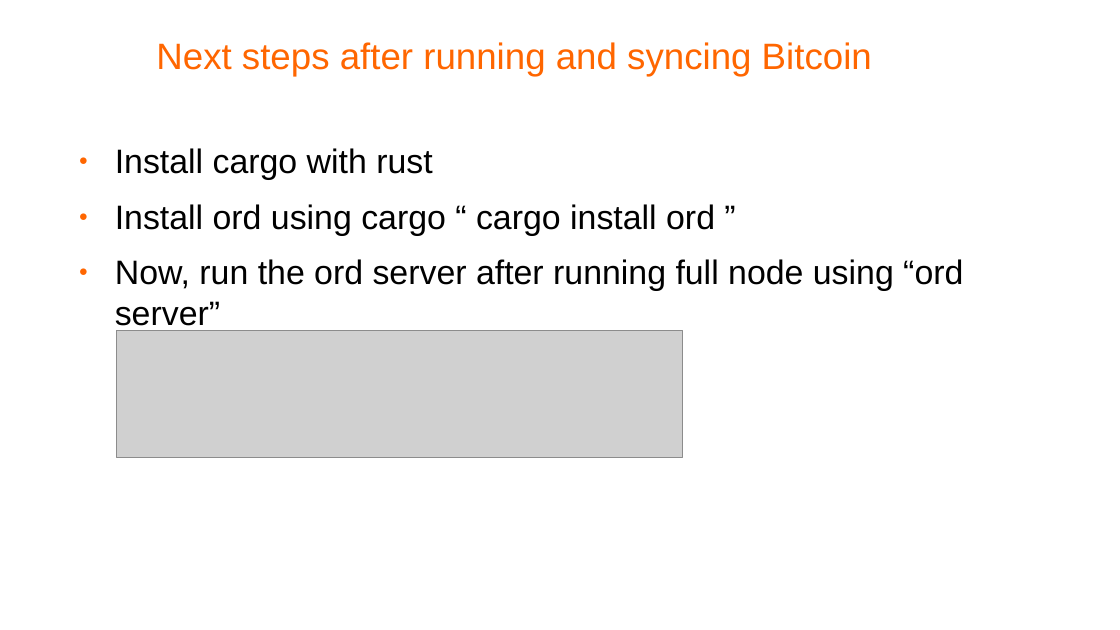
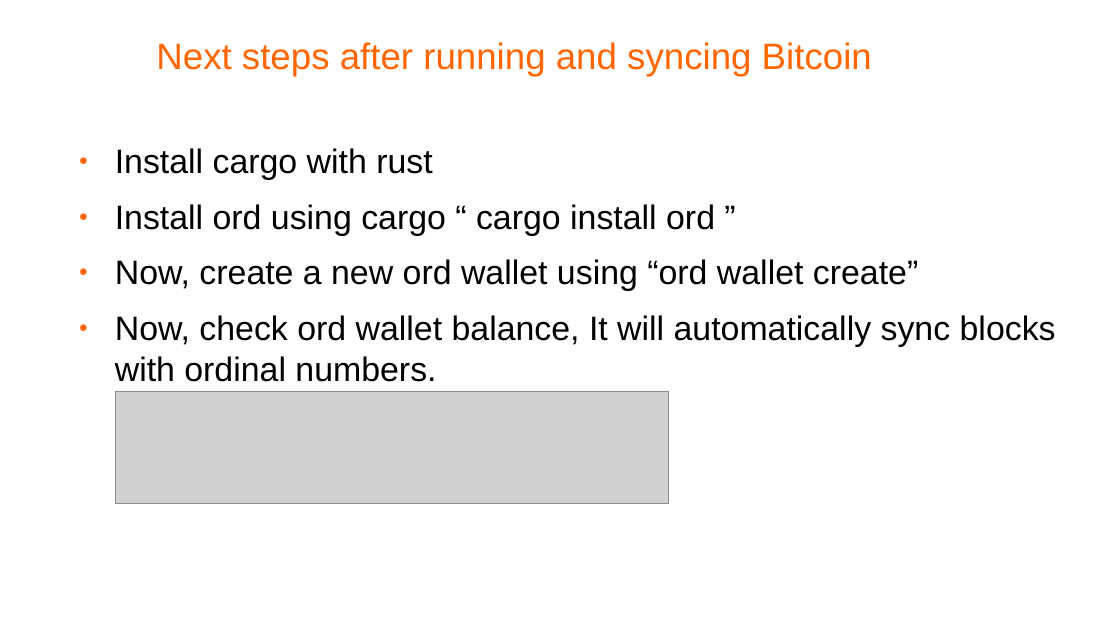
Before and after one commit to ranaahsanansar/BlcokchainTraning, a slide deck: slide 11 of FinalProject/BTC NFT Ordinal Protocol.odp. Drawn at 1120x630 pixels with LibreOffice and Linux fonts; fonts in the diff are those of the drawing; grey boxes stand for pictures; background and template pictures are left out. Boxes give left, top, right and bottom in pixels: in the first picture for what was removed or moved away, otherwise in the second. Text is boxed around its words. In the diff, an @@ line names an element or a change of style, - is before the commit and + after.

```diff
--- a/FinalProject/BTC NFT Ordinal Protocol.odp
+++ b/FinalProject/BTC NFT Ordinal Protocol.odp
@@ text at (115,259,1056,382): text changed @@
-● Now, run the ord server after running full node using “ord server”
+● Now, create a new ord wallet using “ord wallet create”
+● Now, check ord wallet balance, It will automatically sync blocks with ordinal numbers.
@@ picture: place and size @@
-picture at (117,330,683,457)
+picture at (116,392,669,504)
```
Also in this commit, not shown: 4 other slides changed, 5 other files.
